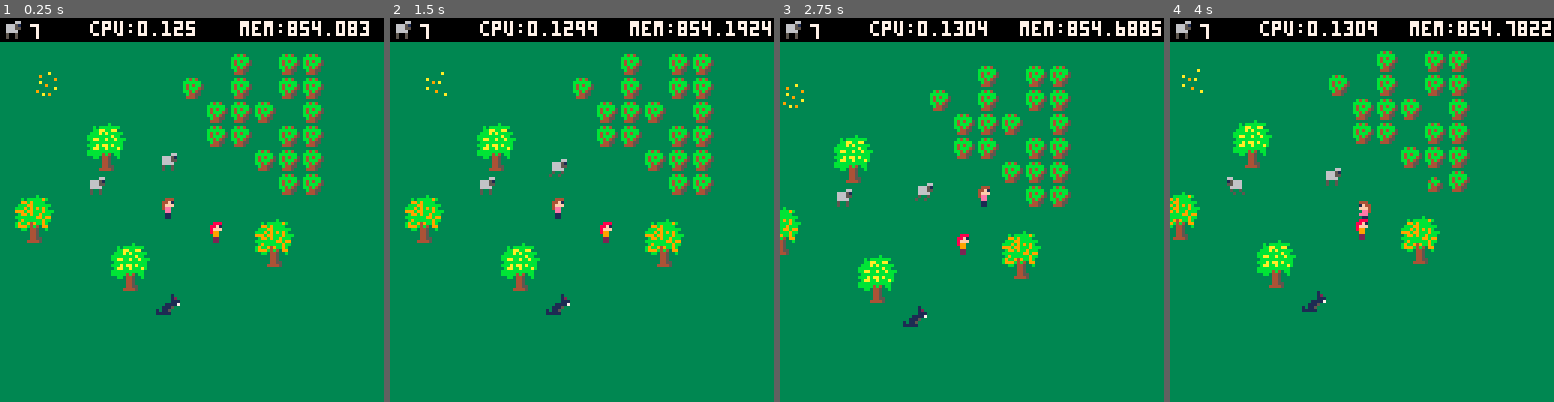
Above: before the commit, frames 1-4 (left to right).
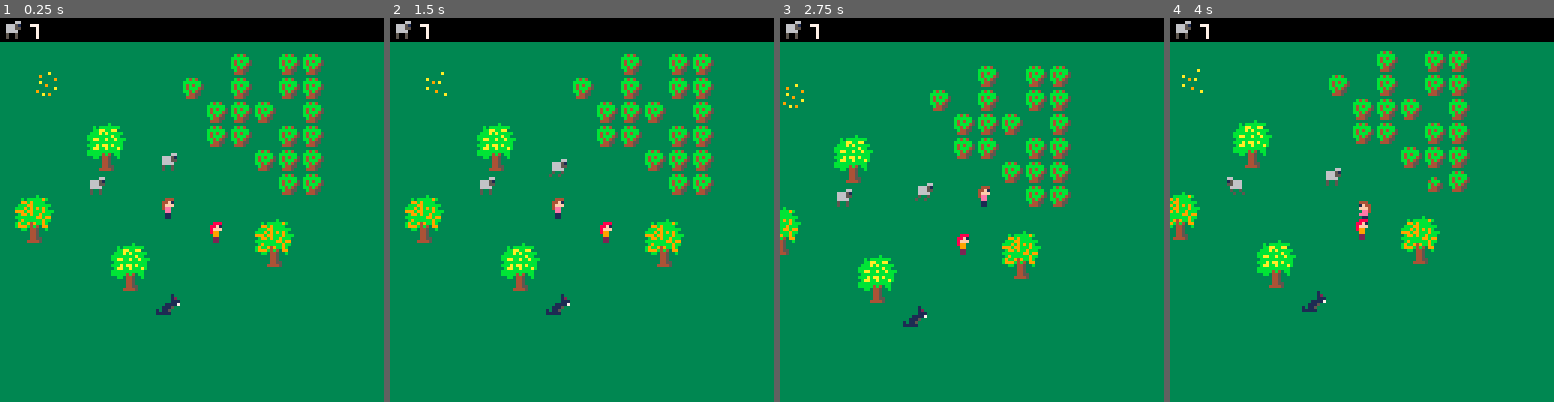
Above: after the commit, the same moments.

Repository: sdegutis/shepherdgame.com
Game: PICO-8 cartridge sheep.p8
The game is run twice, just before and just after one commit, with the same random seed, the same clock (stepped at 60 frames per second) and the same inputs.
Inputs:
- Up to frame 1 (0.25 s): no input
- Up to frame 2 (1.5 s): tap X (X key) at 0.33, 1.07 s; tap O (Z key) at 0.7 s
- Up to frame 3 (2.75 s): hold Right 1.6-2.1 s; tap O (Z key) at 1.7, 2.1, 2.5 s; tap X (X key) at 1.85 s; hold Up 2.15-2.42 s; hold Right from 2.47 s (still down)
- Up to frame 4 (4 s): tap O (Z key) at 2.9, 3.3, 3.7 s; tap X (X key) at 2.97 s; release Right at 3.03 s; hold Left 3.08-3.58 s; hold Down 3.63-3.97 s

The runs differ from the first frame. In frame 1, 1.1% of the frame differs, in the area x 23-97%, y 0-5%; in frame 2, 1.2%; in frame 3, 1.2%, in the area x 23-100%, y 0-5%; in frame 4, 1.2%.

Commit message:
Made generic finding function.

Diff:
--- a/sheep.p8
+++ b/sheep.p8
@@ -301,8 +301,8 @@
 _hitbox=false
 _hitsearch=false
 _sheepbox=false
-_mem=true
-_cpu=true
+_mem=false
+_cpu=false
 
 nextticks={}
 function nexttick(fn)
@@ -321,7 +321,7 @@
 function makeplayer(x,y,n)
 	local offx=3
 	local offy=2
-	e={
+	local e={
 		k='player',
 		x=x*8+offx,
 		y=y*8+offy,
@@ -769,6 +769,7 @@
 function feedsheep(e)
 	if (e.home) return
 
+	e.hearts=animator(e,15,4,0,7)
 	e.pet=true
 end
 
@@ -991,19 +992,37 @@
 end
 
 function trystinging(e)
-
-	for x=-2,2 do
-		for y=-2,2 do
+	local e2 = findrad(e,2,
+	 {'player','wolf'})
+
+	if e2 then
+		if e2.k=='player' then
+			e.t=60
+			e.chase=e2
+		end
+	end
+end
+
+function findrad(e,radius,ks)
+	-- todo: uhh, this is a square
+	--        not a circle.
+	--
+	--       we need to compare
+	--        distance using:
+	--
+	--       some math stuff.
+	--       ... or something.
+
+	for x=-radius,radius do
+		for y=-radius,radius do
 
 			local x1=e.x+e.w/2+x*8
 			local y1=e.y+e.h/2+y*8
 			local i=emapi(x1,y1)
 
 			for e2 in all(emap[i]) do
-				if e2.k=='player' then
-					e.t=60
-					e.chase=e2
-					return
+				if count(ks, e2.k) > 0 then
+					return e2
 				end
 			end
 
@@ -1189,6 +1208,10 @@
 		return true
 	elseif e2.k=='sheep' then
 		feedsheep(e2)
+		nexttick(function()
+			emap_remove(e)
+		end)
+		return true
 	end
 end
 
